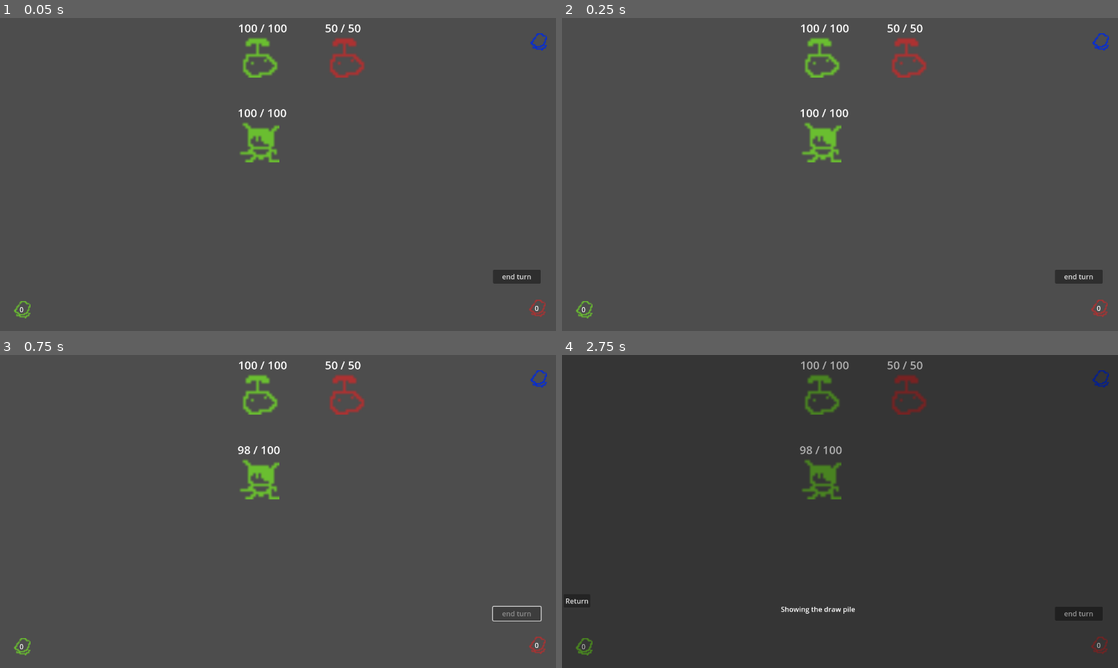
Above: before the commit, frames 1-4 (two rows, left to right).
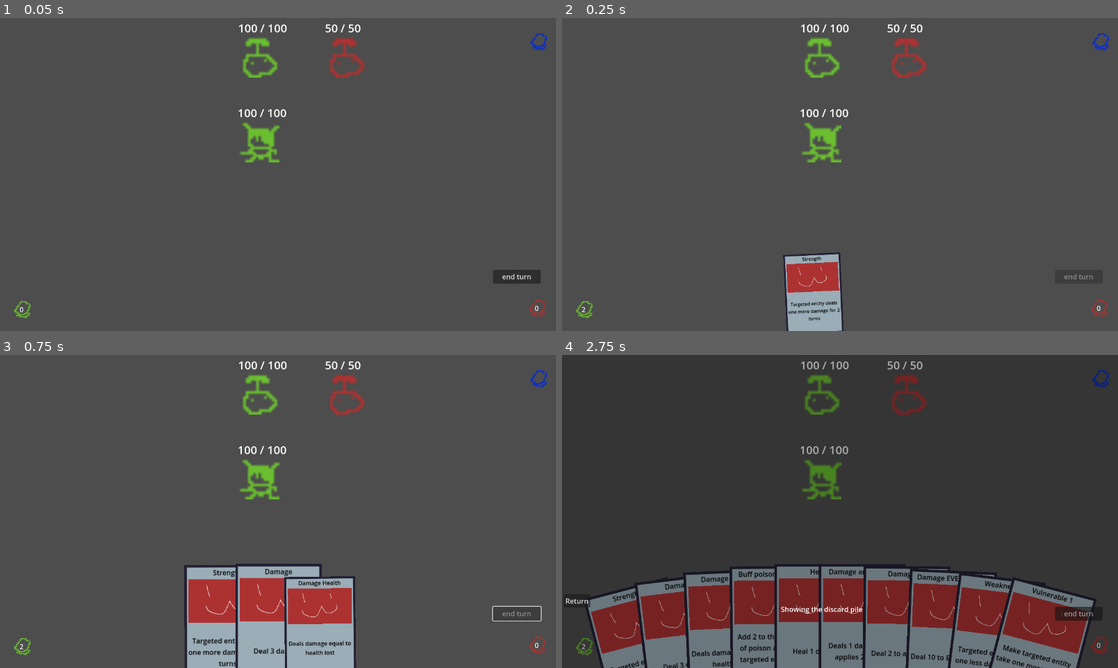
Above: after the commit, the same moments.

Repository: Saplings-Projects/1M_sub
Game: Godot game, scene res://#Scenes/TestingScene.tscn
The game is run twice, just before and just after one commit, with the same random seed, the same clock (stepped at 60 frames per second) and the same inputs.
Inputs (mouse positions are in pixels of both pictures, inside the frame that each line leads up to):
- Up to frame 1 (0.05 s): no input
- Up to frame 2 (0.25 s): no input
- Up to frame 3 (0.75 s): click (517, 614) at 0.5 s, where only the run before the commit has a clickable "end turn"
- Up to frame 4 (2.75 s): click "0" at 1.25 s; click (645, 642) at 2.02 s

Frame 1 is identical in both runs. In frame 2, 2.5% of the frame differs, in the area x 3-96%, y 74-100%; in frame 3, 9.9%; in frame 4, 26%, in the area x 3-97%, y 29-100%.
Error before the commit: Invalid access to property or key 'card_set' on a base object of type 'null instance'. (res://Managers/CardManager.gd:33)

Commit message:
Fix broken ref from rename

Diff:
--- a/Cards/CardSets/DefaultDeck.tres
+++ b/Cards/CardSets/DefaultDeck.tres
@@ -1,19 +1,19 @@
-[gd_resource type="Resource" script_class="CardSet" load_steps=14 format=3 uid="uid://d0s7vtq3bgpvg"]
+[gd_resource type="Resource" script_class="CardSetBase" load_steps=14 format=3 uid="uid://cda81lacxt2ai"]
 
-[ext_resource type="Resource" uid="uid://dam752rc15nu5" path="res://Cards/Resource/Card_Buff_Poison_Duration.tres" id="1_3gsqr"]
-[ext_resource type="Resource" uid="uid://dxgoopi1roxu4" path="res://Cards/Resource/Card_Damage.tres" id="2_wit2j"]
-[ext_resource type="Resource" uid="uid://0x385c3nuq8f" path="res://Cards/Resource/Card_DamageAll.tres" id="3_7yl7v"]
-[ext_resource type="Resource" uid="uid://boodcfdepyk5i" path="res://Cards/Resource/Card_DamageHealth.tres" id="4_7dnqs"]
-[ext_resource type="Resource" uid="uid://3s4aet1ciesh" path="res://Cards/Resource/Card_damage_and_poison.tres" id="5_tyiiw"]
-[ext_resource type="Resource" uid="uid://d4lugn62mmlep" path="res://Cards/Resource/Card_DrawCards.tres" id="6_ipljk"]
-[ext_resource type="Resource" uid="uid://d12g33rc6c3u5" path="res://Cards/Resource/Card_Heal.tres" id="7_mltiu"]
-[ext_resource type="Resource" uid="uid://ctx8jsvac84so" path="res://Cards/Resource/Card_Poison.tres" id="8_mkujf"]
-[ext_resource type="Resource" uid="uid://btj36bhn3n2tr" path="res://Cards/Resource/Card_Strength.tres" id="9_uxo7x"]
-[ext_resource type="Resource" uid="uid://b4kmg3lm0e45q" path="res://Cards/Resource/Card_Vulnerability.tres" id="10_rmtjw"]
-[ext_resource type="Resource" uid="uid://bobfsmcwcgsbb" path="res://Cards/Resource/Card_Weakness.tres" id="11_fyqgv"]
-[ext_resource type="Resource" uid="uid://uv2rili0xf3x" path="res://Cards/Resource/Card_Damage_EVERYTHING.tres" id="12_kpknn"]
-[ext_resource type="Script" path="res://Cards/CardSet.gd" id="13_pft8g"]
+[ext_resource type="Script" path="res://Cards/CardSetBase.gd" id="1_pnxc0"]
+[ext_resource type="Resource" uid="uid://dam752rc15nu5" path="res://Cards/Resource/Card_Buff_Poison_Duration.tres" id="1_to4gc"]
+[ext_resource type="Resource" uid="uid://dxgoopi1roxu4" path="res://Cards/Resource/Card_Damage.tres" id="2_q7qqo"]
+[ext_resource type="Resource" uid="uid://0x385c3nuq8f" path="res://Cards/Resource/Card_DamageAll.tres" id="3_pvtk1"]
+[ext_resource type="Resource" uid="uid://boodcfdepyk5i" path="res://Cards/Resource/Card_DamageHealth.tres" id="4_es3ma"]
+[ext_resource type="Resource" uid="uid://3s4aet1ciesh" path="res://Cards/Resource/Card_damage_and_poison.tres" id="5_giy28"]
+[ext_resource type="Resource" uid="uid://uv2rili0xf3x" path="res://Cards/Resource/Card_Damage_EVERYTHING.tres" id="6_gr534"]
+[ext_resource type="Resource" uid="uid://d4lugn62mmlep" path="res://Cards/Resource/Card_DrawCards.tres" id="7_y1gya"]
+[ext_resource type="Resource" uid="uid://d12g33rc6c3u5" path="res://Cards/Resource/Card_Heal.tres" id="8_haia1"]
+[ext_resource type="Resource" uid="uid://ctx8jsvac84so" path="res://Cards/Resource/Card_Poison.tres" id="9_1tkbv"]
+[ext_resource type="Resource" uid="uid://btj36bhn3n2tr" path="res://Cards/Resource/Card_Strength.tres" id="10_7m46u"]
+[ext_resource type="Resource" uid="uid://b4kmg3lm0e45q" path="res://Cards/Resource/Card_Vulnerability.tres" id="11_0eivv"]
+[ext_resource type="Resource" uid="uid://bobfsmcwcgsbb" path="res://Cards/Resource/Card_Weakness.tres" id="12_lo5f6"]
 
 [resource]
-script = ExtResource("13_pft8g")
-card_set = Array[Resource("res://Cards/CardBase.gd")]([ExtResource("1_3gsqr"), ExtResource("2_wit2j"), ExtResource("3_7yl7v"), ExtResource("4_7dnqs"), ExtResource("5_tyiiw"), ExtResource("6_ipljk"), ExtResource("7_mltiu"), ExtResource("8_mkujf"), ExtResource("9_uxo7x"), ExtResource("10_rmtjw"), ExtResource("11_fyqgv"), ExtResource("12_kpknn")])
+script = ExtResource("1_pnxc0")
+card_set = Array[Resource("res://Cards/CardBase.gd")]([ExtResource("1_to4gc"), ExtResource("2_q7qqo"), ExtResource("3_pvtk1"), ExtResource("4_es3ma"), ExtResource("5_giy28"), ExtResource("6_gr534"), ExtResource("7_y1gya"), ExtResource("8_haia1"), ExtResource("9_1tkbv"), ExtResource("10_7m46u"), ExtResource("11_0eivv"), ExtResource("12_lo5f6")])
